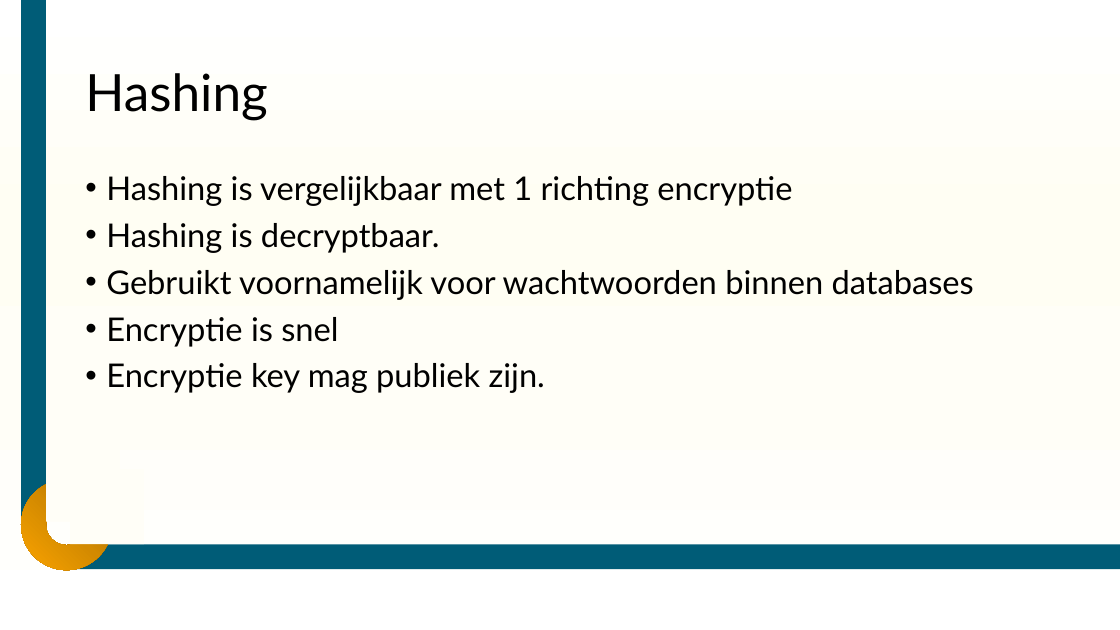
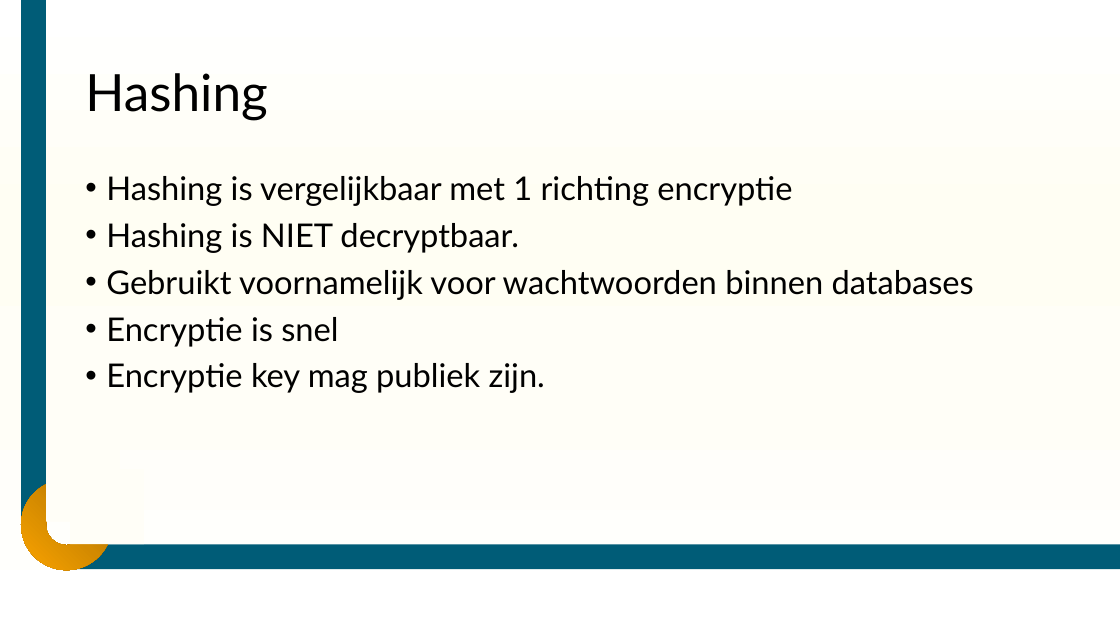
Before and after one commit to DummyMeneer/Cyber-Security, a slide deck: slide 13 of Lesmateriaal/Slides/CySec – les 2 - Algo hashing encryptie en beveiliging.pptx. Drawn at 1120x630 pixels with LibreOffice and Linux fonts; fonts in the diff are those of the drawing; background and template pictures are left out. Boxes give left, top, right and bottom in pixels: in the first picture for what was removed or moved away, otherwise in the second. Text is boxed around its words. In the diff, an @@ line names an element or a change of style, - is before the commit and + after.

```diff
--- a/Lesmateriaal/Slides/CySec – les 2 - Algo hashing encryptie en beveiliging.pptx
+++ b/Lesmateriaal/Slides/CySec – les 2 - Algo hashing encryptie en beveiliging.pptx
@@ text at (106,223,518,253): text changed @@
-• Hashing is decryptbaar.
+• Hashing is NIET decryptbaar.
```
Also in this commit, not shown: 1 other slide changed, 12 other files.
